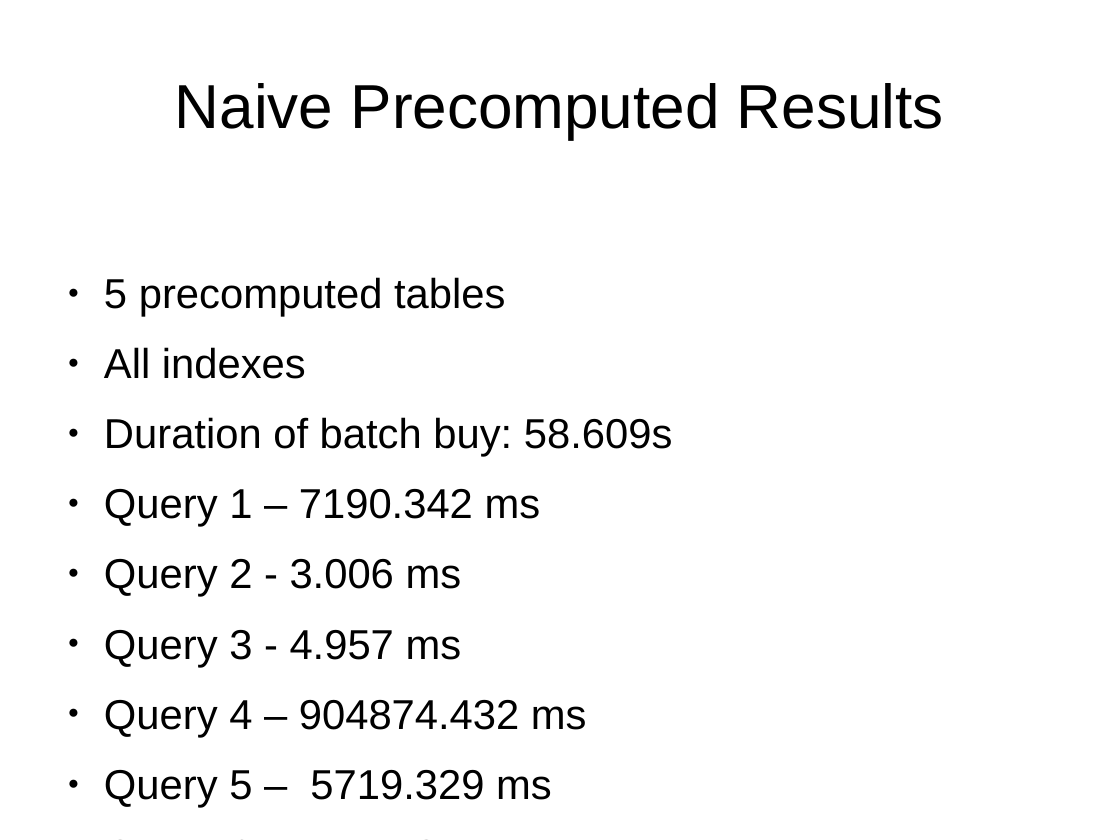
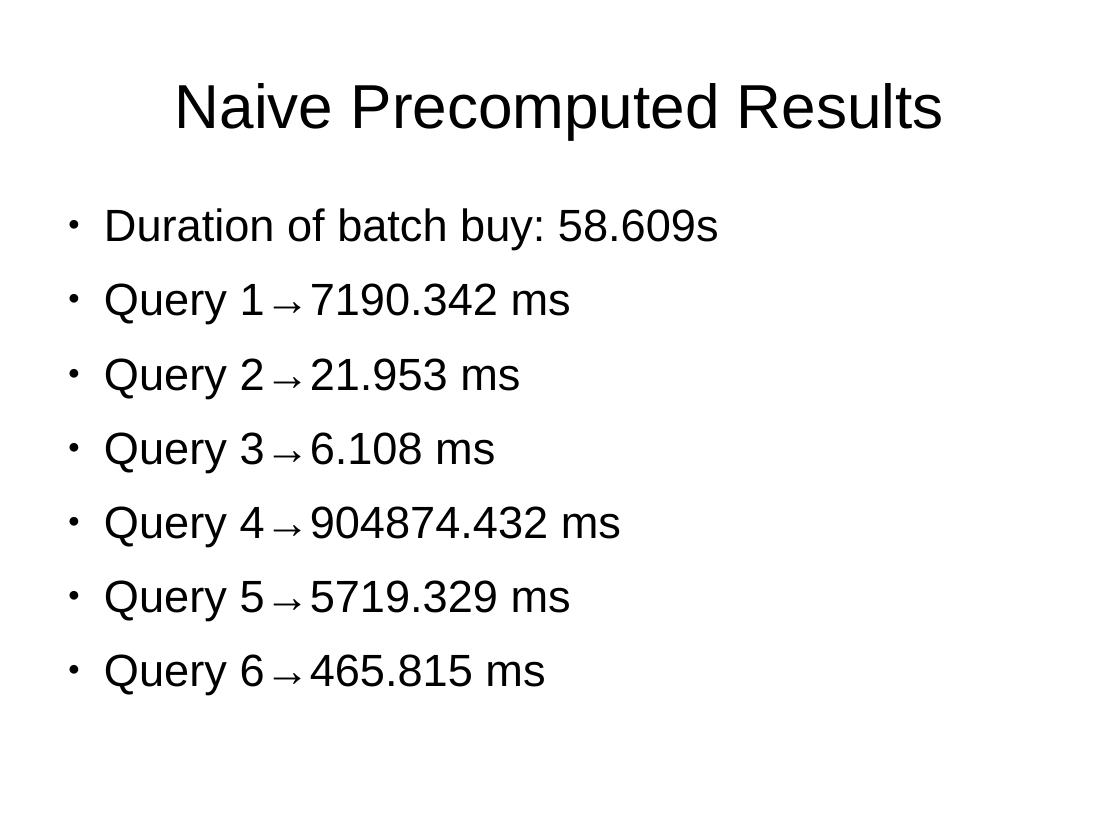
Before and after one commit to afcarl/dse201_final, a slide deck: slide 10 of dse201_final_report.odp (slide 7 before the commit). Drawn at 1120x840 pixels with LibreOffice and Linux fonts; fonts in the diff are those of the drawing. Boxes give left, top, right and bottom in pixels: in the first picture for what was removed or moved away, otherwise in the second. Text is boxed around its words. In the diff, an @@ line names an element or a change of style, - is before the commit and + after.

Commit message:
updated final indexes

```diff
--- a/dse201_final_report.odp
+++ b/dse201_final_report.odp
@@ text at bbox=[104, 208, 719, 250]: size 29.6 to 32 pt in "Duration of batch buy: 58.609s" @@
@@ text at bbox=[104, 277, 505, 379]: paragraphs removed @@
-● 5 precomputed tables
-● All indexes
@@ text at bbox=[104, 283, 621, 695]: text changed; size 29.6 to 32 pt @@
-● Query 1 – 7190.342 ms
-● Query 2 - 3.006 ms
-● Query 3 - 4.957 ms
-● Query 4 – 904874.432 ms
-● Query 5 – 5719.329 ms
-● Query 6 – 515.184 ms
-● Total query time: 918.307 s
+● Query 1→7190.342 ms
+● Query 2→21.953 ms
+● Query 3→6.108 ms
+● Query 4→904874.432 ms
+● Query 5→5719.329 ms
+● Query 6→465.815 ms
```
Also in this commit, not shown: 10 other slides changed, 2 slides added, 6 slides removed, 5 other files.
